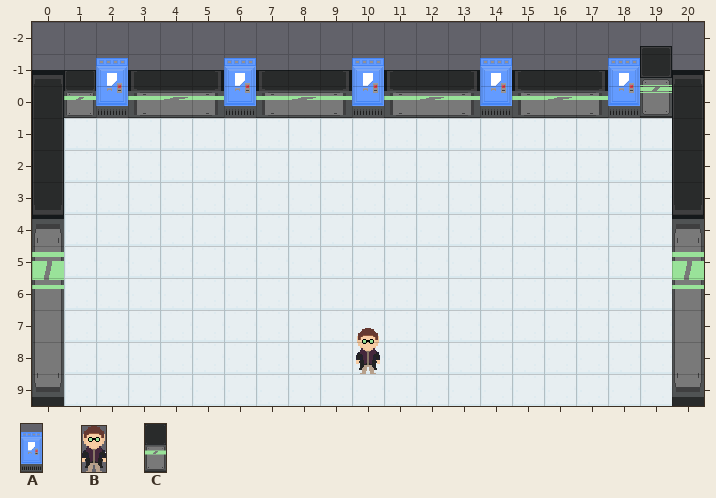
Tiled map -- Undetected/core/assets/levels/levelselect_backup.tmx. The first picture shows the starting point.
Cells are 32x32 px. Shown: x 0..20, y -2..9.
Key: from "DoorClosed": A 0; from "Player": B 0; from "walls": C 0.
Objects are placed by their top-left corner, in cells (3,4 is the top-left corner of cell 3,4); size is 1x1 cell unless given.
Layers that did not change in this view are not listed.
Objects on layer "Object Layer 1" before:
C "horizontal" at 1,-0.5 size 1x1.5
A "level1" at 2,-1.2 size 1x2.2
A "level2" at 6,-1.2 size 1x2.2
A "level3" at 10,-1.2 size 1x2.2
A "level4" at 14,-1.2 size 1x2.2
A "level5" at 18,-1.2 size 1x2.2
C "horizontal" at 3,-0.5 size 3x1.5
C "horizontal" at 7,-0.5 size 3x1.5
C "horizontal" at 11,-0.5 size 3x1.5
C "horizontal" at 15,-0.5 size 3x1.5
C "horizontal" at 19,-1.2 size 1x2.2
B "player" at 10,7.6 size 0.8x1.4
C "horizontal" at 0,-0.5 size 1x10.5
C "horizontal" at 20,-0.5 size 1x10.5
After the commit:
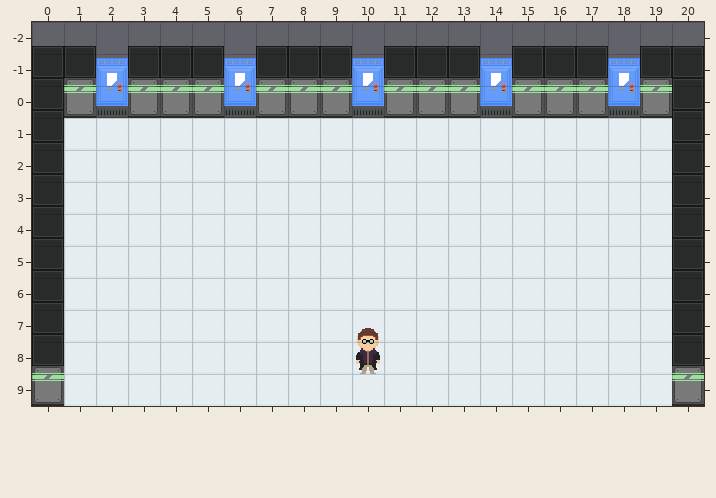
Changes in this commit:
{"where": "layer \"Object Layer 1\""}
{"now": "C \"horizontal\" at 0,-1.2 size 1x2.2"}
{"now": "C \"horizontal\" at 1,-1.2 size 1x2.2"}
{"now": "C \"horizontal\" at 3,-1.2 size 1x2.2"}
{"now": "C \"horizontal\" at 4,-1.2 size 1x2.2"}
{"now": "C \"horizontal\" at 5,-1.2 size 1x2.2"}
{"now": "C \"horizontal\" at 7,-1.2 size 1x2.2"}
{"now": "C \"horizontal\" at 8,-1.2 size 1x2.2"}
{"now": "C \"horizontal\" at 9,-1.2 size 1x2.2"}
{"now": "C \"horizontal\" at 12,-1.2 size 1x2.2"}
{"now": "C \"horizontal\" at 11,-1.2 size 1x2.2"}
{"now": "C \"horizontal\" at 13,-1.2 size 1x2.2"}
{"now": "C \"horizontal\" at 15,-1.2 size 1x2.2"}
{"now": "C \"horizontal\" at 16,-1.2 size 1x2.2"}
{"now": "C \"horizontal\" at 17,-1.2 size 1x2.2"}
{"now": "C \"horizontal\" at 20,-1.2 size 1x2.2"}
{"now": "C \"horizontal\" at 20,-0.2 size 1x2.2"}
{"now": "C \"horizontal\" at 0,-0.2 size 1x2.2"}
{"now": "C \"horizontal\" at 20,0.8 size 1x2.2"}
{"now": "C \"horizontal\" at 0,0.8 size 1x2.2"}
{"now": "C \"horizontal\" at 20,1.8 size 1x2.2"}
{"now": "C \"horizontal\" at 0,1.8 size 1x2.2"}
{"now": "C \"horizontal\" at 20,2.8 size 1x2.2"}
{"now": "C \"horizontal\" at 0,2.8 size 1x2.2"}
{"now": "C \"horizontal\" at 20,3.8 size 1x2.2"}
{"now": "C \"horizontal\" at 0,3.8 size 1x2.2"}
{"now": "C \"horizontal\" at 20,4.8 size 1x2.2"}
{"now": "C \"horizontal\" at 0,4.8 size 1x2.2"}
{"now": "C \"horizontal\" at 20,5.8 size 1x2.2"}
{"now": "C \"horizontal\" at 0,5.8 size 1x2.2"}
{"now": "C \"horizontal\" at 20,6.8 size 1x2.2"}
{"now": "C \"horizontal\" at 0,6.8 size 1x2.2"}
{"now": "C \"horizontal\" at 20,7.8 size 1x2.2"}
{"now": "C \"horizontal\" at 0,7.8 size 1x2.2"}
{"was": "C \"horizontal\" at 1,-0.5 size 1x1.5"}
{"was": "C \"horizontal\" at 3,-0.5 size 3x1.5"}
{"was": "C \"horizontal\" at 7,-0.5 size 3x1.5"}
{"was": "C \"horizontal\" at 11,-0.5 size 3x1.5"}
{"was": "C \"horizontal\" at 15,-0.5 size 3x1.5"}
{"was": "C \"horizontal\" at 0,-0.5 size 1x10.5"}
{"was": "C \"horizontal\" at 20,-0.5 size 1x10.5"}
